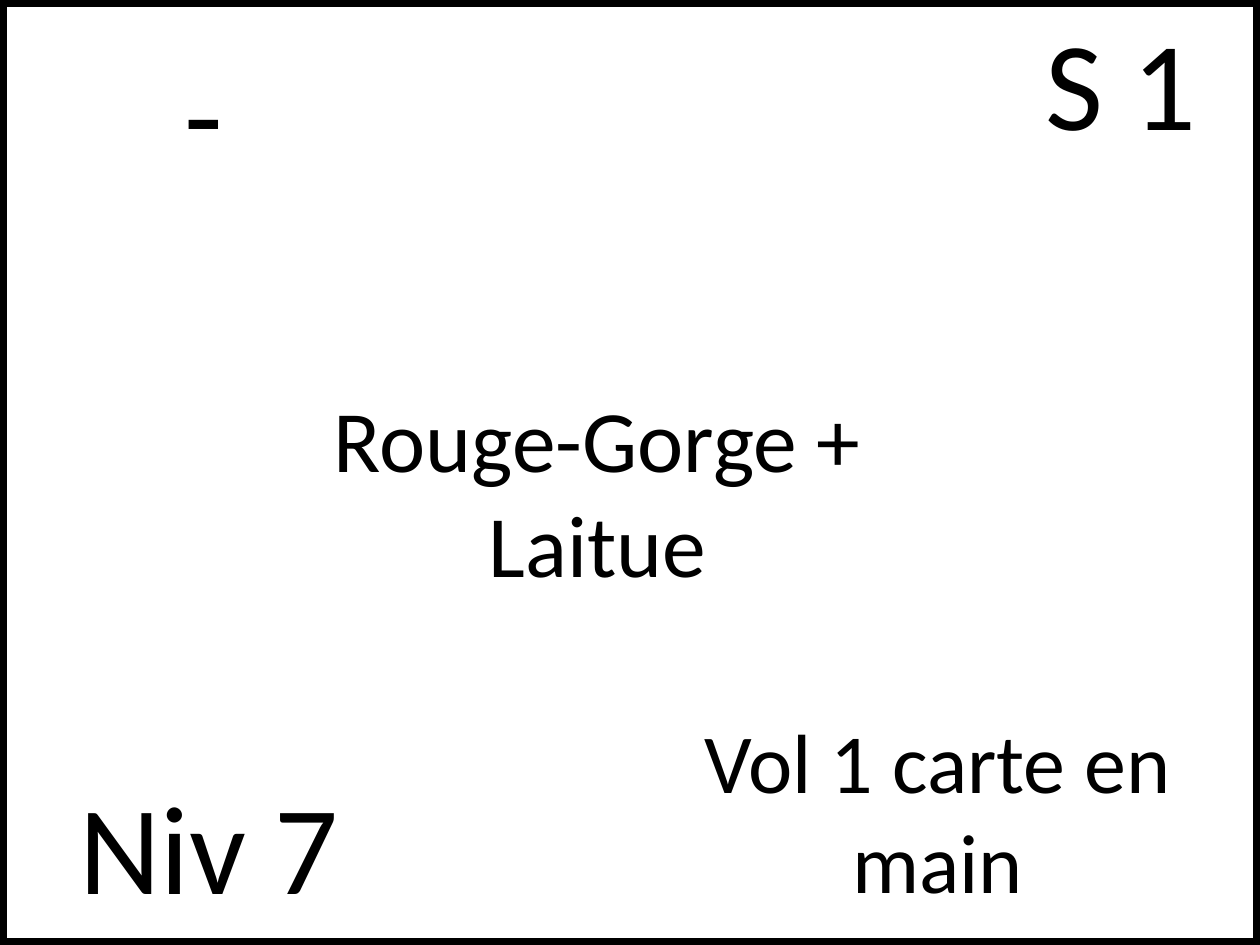
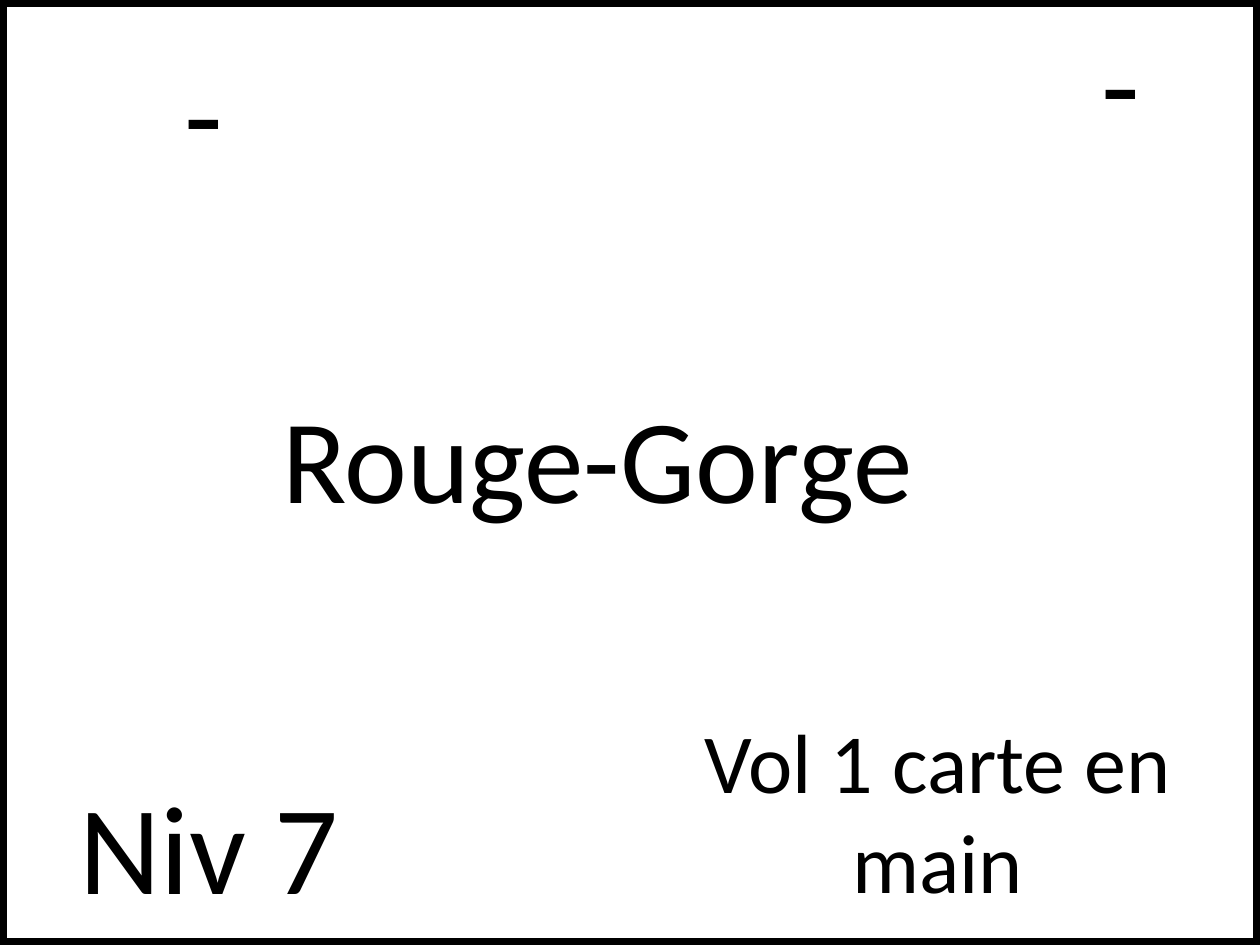
Before and after one commit to NaturalSolutions/SecretOFGaiaOfTheDead, a slide deck: slide 5 of Docs/CartesRetard.pptx. Drawn at 1260x945 pixels with LibreOffice and Linux fonts; fonts in the diff are those of the drawing. Boxes give left, top, right and bottom in pixels: in the first picture for what was removed or moved away, otherwise in the second. Text is boxed around its words. In the diff, an @@ line names an element or a change of style, - is before the commit and + after.

```diff
--- a/Docs/CartesRetard.pptx
+++ b/Docs/CartesRetard.pptx
@@ text at <box>1046,48,1196,131</box>: text changed @@
-S 1
+-
@@ subtitle at <box>282,425,912,524</box>: text changed; size 50 to 68 pt @@
-Rouge-Gorge + Laitue
+Rouge-Gorge
```
Also in this commit, not shown: 7 other slides changed, 6 slides added, 5 other files.
